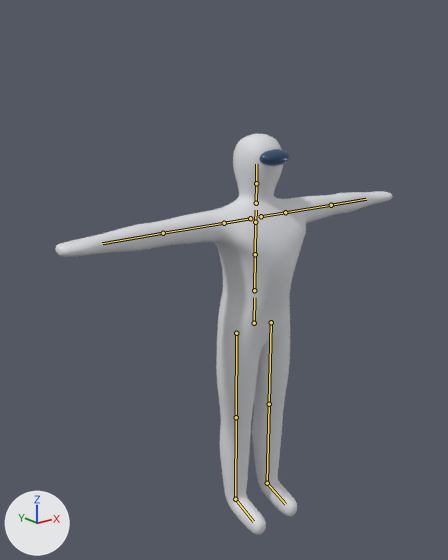
What one commit did to the FBX model Assets/Models/CharacterModels/Mannequin/Mannequin.fbx.
Both versions are drawn from a camera (50 mm lens) standing at (-1.69, -1.9, 1.94) and looking at (-0.13, 0.06, 1.16). The axes (+X, +Y, +Z) are drawn at lower left. The lights are the same throughout. The picture after the commit comes second. The bones that change, and the others that lie on the model, are drawn over the model as lines.

Names of what the first picture shows: 'Body'.
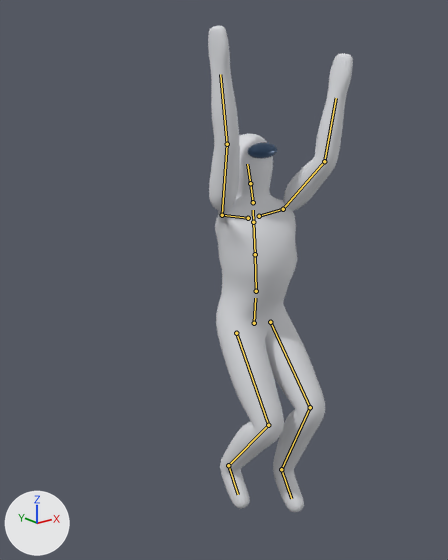
The newer file adds an action. The first version stands in its rest pose; the second is drawn at frame 78 of the action 'Armature|Rope Swing'.

Location of each change, [x1, y1, x2, y2] in pixels of the pictures (448 x 560 px):
'Body', posed (57% narrower, 21% taller)
    before: [55, 133, 393, 535]
    after: [208, 26, 353, 512]
bone 'Hips', root to tip
    before: (254, 323) to (254, 297)
    after: (254, 323) to (255, 298)
bone 'Spine', root to tip
    before: (254, 290) to (255, 254)
    after: (256, 291) to (255, 254)
bone 'Chest', root to tip
    before: (255, 254) to (255, 222)
    after: (255, 254) to (253, 222)
bone 'Neck', root to tip
    before: (256, 203) to (256, 183)
    after: (253, 202) to (250, 183)
bone 'Head', root to tip
    before: (256, 183) to (256, 164)
    after: (250, 183) to (247, 164)
bone 'LeftShoulder', root to tip
    before: (261, 216) to (285, 212)
    after: (259, 216) to (283, 209)
bone 'LeftUpperArm', root to tip
    before: (285, 212) to (331, 205)
    after: (283, 209) to (324, 161)
bone 'LeftLowerArm', root to tip
    before: (331, 205) to (366, 199)
    after: (324, 161) to (336, 98)
bone 'RightShoulder', root to tip
    before: (250, 218) to (224, 223)
    after: (248, 218) to (222, 215)
bone 'RightUpperArm', root to tip
    before: (224, 223) to (163, 233)
    after: (222, 215) to (227, 144)
bone 'RightLowerArm', root to tip
    before: (163, 233) to (102, 243)
    after: (227, 144) to (220, 74)
bone 'LeftUpperLeg', root to tip
    before: (271, 322) to (269, 404)
    after: (270, 322) to (310, 407)
bone 'LeftLowerLeg', root to tip
    before: (269, 404) to (267, 483)
    after: (310, 407) to (281, 469)
bone 'LeftFoot', root to tip
    before: (267, 483) to (285, 504)
    after: (281, 469) to (291, 498)
bone 'RightUpperLeg', root to tip
    before: (236, 333) to (236, 417)
    after: (236, 333) to (268, 425)
bone 'RightLowerLeg', root to tip
    before: (236, 417) to (235, 499)
    after: (268, 425) to (228, 465)

What changed in the scene script:
```text
Change bone_hips:
    where bone_hips = bpy.data.objects['Armature'].pose.bones['Hips']
    bone_hips.rotation_quaternion: (1.0, 0.0, 0.0, 0.0) -> (1.0, 0.025, 0.0, 0.0)  # degrees (0, 0, 0) -> degrees (3, 0, 0)
Change bone_spine:
    where bone_spine = bpy.data.objects['Armature'].pose.bones['Spine']  # child of 'Hips'
    bone_spine.rotation_quaternion: (1.0, 0.0, 0.0, 0.0) -> (0.999, -0.051, 0.0, 0.0)  # degrees (0, 0, 0) -> degrees (-6, 0, 0)
Change bone_chest:
    where bone_chest = bpy.data.objects['Armature'].pose.bones['Chest']  # child of 'Spine'
    bone_chest.rotation_quaternion: (1.0, 0.0, 0.0, 0.0) -> (1.0, -0.017, 0.0, 0.0)  # degrees (0, 0, 0) -> degrees (-2, 0, 0)
Change bone_neck:
    where bone_neck = bpy.data.objects['Armature'].pose.bones['Neck']  # child of 'UpperChest'
    bone_neck.rotation_quaternion: (1.0, 0.0, 0.0, 0.0) -> (0.999, -0.048, 0.0, 0.0)  # degrees (0, 0, 0) -> degrees (-6, 0, 0)
Change bone_head:
    where bone_head = bpy.data.objects['Armature'].pose.bones['Head']  # child of 'Neck'
    bone_head.rotation_quaternion: (1.0, 0.0, 0.0, 0.0) -> (0.999, -0.048, 0.0, 0.0)  # degrees (0, 0, 0) -> degrees (-6, 0, 0)
Change bone_leftshoulder:
    where bone_leftshoulder = bpy.data.objects['Armature'].pose.bones['LeftShoulder']  # child of 'UpperChest'
    bone_leftshoulder.rotation_quaternion: (1.0, 0.0, 0.0, 0.0) -> (0.998, 0.052, 0.044, -0.002)  # degrees (0, 0, 0) -> degrees (6, 5, 0)
Change bone_leftupperarm:
    where bone_leftupperarm = bpy.data.objects['Armature'].pose.bones['LeftUpperArm']  # child of 'LeftShoulder'
    bone_leftupperarm.rotation_quaternion: (1.0, 0.0, 0.0, 0.0) -> (-0.253, 0.245, 0.738, 0.576)  # degrees (0, 0, 0) -> degrees (-74, -139, -5)
Change bone_leftlowerarm:
    where bone_leftlowerarm = bpy.data.objects['Armature'].pose.bones['LeftLowerArm']  # child of 'LeftUpperArm'
    bone_leftlowerarm.rotation_quaternion: (1.0, 0.0, 0.0, 0.0) -> (0.946, 0.0, -0.045, -0.322)  # degrees (0, 0, 0) -> degrees (2, -5, -38)
Change bone_rightshoulder:
    where bone_rightshoulder = bpy.data.objects['Armature'].pose.bones['RightShoulder']  # child of 'UpperChest'
    bone_rightshoulder.rotation_quaternion: (1.0, 0.0, 0.0, 0.0) -> (0.994, 0.104, -0.043, 0.005)  # degrees (0, 0, 0) -> degrees (12, -5, 0)
Change bone_rightupperarm:
    where bone_rightupperarm = bpy.data.objects['Armature'].pose.bones['RightUpperArm']  # child of 'RightShoulder'
    bone_rightupperarm.rotation_quaternion: (1.0, 0.0, 0.0, 0.0) -> (0.062, -0.071, 0.795, 0.599)  # degrees (0, 0, 0) -> degrees (-74, 169, 2)
Change bone_rightlowerarm:
    where bone_rightlowerarm = bpy.data.objects['Armature'].pose.bones['RightLowerArm']  # child of 'RightUpperArm'
    bone_rightlowerarm.rotation_quaternion: (1.0, 0.0, 0.0, 0.0) -> (0.993, 0.0, 0.009, 0.122)  # degrees (0, 0, 0) -> degrees (0, 1, 14)
Change bone_leftupperleg:
    where bone_leftupperleg = bpy.data.objects['Armature'].pose.bones['LeftUpperLeg']  # child of 'Hips'
    bone_leftupperleg.rotation_quaternion: (1.0, 0.0, 0.0, 0.0) -> (0.932, 0.362, 0.0, 0.0)  # degrees (0, 0, 0) -> degrees (42, 0, 0)
Change bone_leftlowerleg:
    where bone_leftlowerleg = bpy.data.objects['Armature'].pose.bones['LeftLowerLeg']  # child of 'LeftUpperLeg'
    bone_leftlowerleg.rotation_quaternion: (1.0, 0.0, 0.0, 0.0) -> (0.857, -0.515, 0.0, 0.0)  # degrees (0, 0, 0) -> degrees (-62, 0, 0)
Change bone_leftfoot:
    where bone_leftfoot = bpy.data.objects['Armature'].pose.bones['LeftFoot']  # child of 'LeftLowerLeg'
    bone_leftfoot.rotation_quaternion: (1.0, 0.0, 0.0, 0.0) -> (0.991, -0.135, 0.0, 0.0)  # degrees (0, 0, 0) -> degrees (-16, 0, 0)
Change bone_rightupperleg:
    where bone_rightupperleg = bpy.data.objects['Armature'].pose.bones['RightUpperLeg']  # child of 'Hips'
    bone_rightupperleg.rotation_quaternion: (1.0, 0.0, 0.0, 0.0) -> (0.955, 0.296, 0.0, 0.0)  # degrees (0, 0, 0) -> degrees (34, 0, 0)
Change bone_rightlowerleg:
    where bone_rightlowerleg = bpy.data.objects['Armature'].pose.bones['RightLowerLeg']  # child of 'RightUpperLeg'
    bone_rightlowerleg.rotation_quaternion: (1.0, 0.0, 0.0, 0.0) -> (0.819, -0.574, 0.0, 0.0)  # degrees (0, 0, 0) -> degrees (-70, 0, 0)
```
